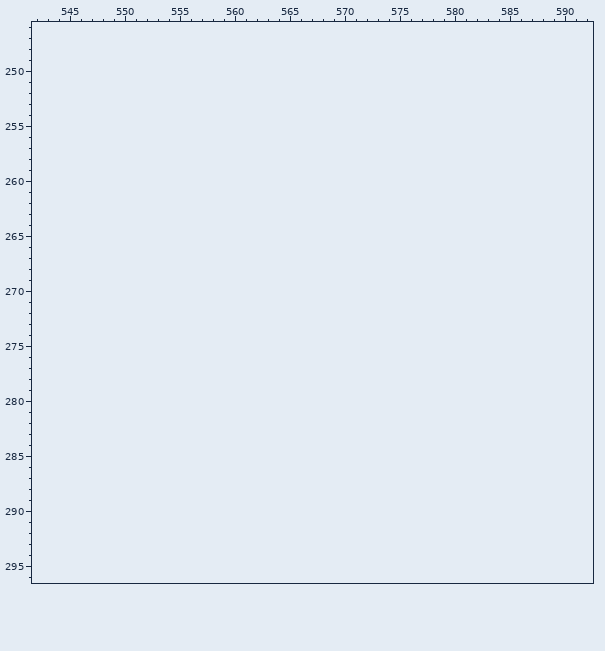
Pixel-art file, stored at tiles/final.aseprite. Above: the version before the commit.
480x480 pixels, 1 frame. Shown: x 542..592, y 246..296. The old version is drawn lined up with the new one, on the new canvas. The commit also changed other parts of the picture, which this record leaves out.
Palette (. is transparent): 
Pixels before (only the part around the change), first column x 542:
246 ...................................................
247 ...................................................
248 ...................................................
249 ...................................................
250 ...................................................
251 ...................................................
252 ...................................................
253 ...................................................
254 ...................................................
255 ...................................................
256 ...................................................
257 ...................................................
258 ...................................................
259 ...................................................
260 ...................................................
261 ...................................................
262 ...................................................
263 ...................................................
264 ...................................................
265 ...................................................
266 ...................................................
267 ...................................................
268 ...................................................
269 ...................................................
270 ...................................................
271 ...................................................
272 ...................................................
273 ...................................................
274 ...................................................
275 ...................................................
276 ...................................................
277 ...................................................
278 ...................................................
279 ...................................................
280 ...................................................
281 ...................................................
282 ...................................................
283 ...................................................
284 ...................................................
285 ...................................................
286 ...................................................
287 ...................................................
288 ...................................................
289 ...................................................
290 ...................................................
291 ...................................................
292 ...................................................
293 ...................................................
294 ...................................................
295 ...................................................
296 ...................................................
Now the later version:
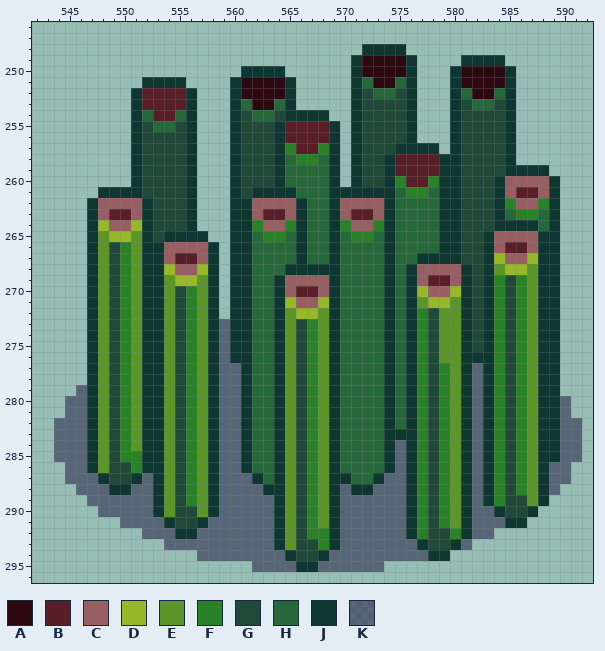
Colours new in this view: A #2c0910  B #581f28  C #985f62  D #97b828  E #5c9629  F #2a8228  G #204939  H #266839  J #0d3730  K #1b123b82
Diff:
canvas 480x480 -> 600x480
Changed rows in their new state; - is an unchanged pixel.
first column x 544:
248 ----------------------------JJJJ----------------
249 ---------------------------JAAAAJ----JJJJ-------
250 -----------------JJJJ------JAAAAJ---JAAAAJ------
251 --------JJJJ----JAAAAJ-----JHAAHJ---JAAAAJ------
252 -------JBBBBJ---JAAAAJ-----JGHHGJ---JHAAHJ------
253 -------JBBBBJ---JHAAHJ-----JGGGGJ---JGHHGJ------
254 -------JHBBHJ---JGHHGJJJJ--JGGGGJ---JGGGGJ------
255 -------JGHHGJ---JGGGJBBBBJ-JGGGGJ---JGGGGJ------
256 -------JGGGGJ---JGGGJBBBBJ-JGGGGJ---JGGGGJ------
257 -------JGGGGJ---JGGGJFBBFJ-JGGGJJJJ-JGGGGJ------
258 -------JGGGGJ---JGGGJHFFHJ-JGGJBBBBJJGGGGJ------
259 -------JGGGGJ---JGGGJHHHHJ-JGGJBBBBJJGGGGJJJJ---
260 -------JGGGGJ---JGGGJHHHHJ-JGGJFBBFJJGGGJCCCCJ--
261 ----JJJJGGGGJ---JGJJJJHHHJJJJJJHFFHJJGGGJCBBCJ--
262 ---JCCCCJGGGJ---JJCCCCJHHJCCCCJHHHHJJGGGJFCCFJ--
263 ---JCBBCJGGGJ---JJCBBCJHHJCBBCJHHHHJJGGGJHFFHJ--
264 ---JDCCDJGGGJ---JJFCCFJHHJFCCFJHHHHJJGGGJJJJHJ--
265 ---JEDDEJGJJJJ--JJHFFHJHHJHFFHJHHHHJJGGJCCCCJJ--
266 ---JEGFEJJCCCCJ-JJHHHHJHHJHHHHJHHHHJJGGJCBBCJJ--
267 ---JEGFEJJCBBCJ-JJHHHHJHHJHHHHJHHJJJJGGJDCCDJJ--
268 ---JEGFEJJDCCDJ-JJHHHJJJJJHHHHJHJCCCCJGJEDDEJJ--
269 ---JEGFEJJEDDEJ-JJHHJCCCCJHHHHJHJCBBCJGJFGFEJJ--
270 ---JEGFEJJEGFEJ-JJHHJCBBCJHHHHJHJDCCDJGJFGFEJJ--
271 ---JEGFEJJEGFEJ-JJHHJDCCDJHHHHJHJEDDEJGJFGFEJJ--
272 ---JEGFEJJEGFEJ-JJHHJEDDEJHHHHJHJFGEEJGJFGFEJJ--
273 ---JEGFEJJEGFEJKJJHHJEGFEJHHHHJHJFGEEJGJFGFEJJ--
274 ---JEGFEJJEGFEJKJJHHJEGFEJHHHHJHJFGEEJGJFGFEJJ--
275 ---JEGFEJJEGFEJKJJHHJEGFEJHHHHJHJFGEEJGJFGFEJJ--
276 ---JEGFEJJEGFEJKJJHHJEGFEJHHHHJHJFGEEJJJFGFEJJ--
277 ---JEGFEJJEGFEJKKJHHJEGFEJHHHHJHJFGFEJKJFGFEJJ--
278 ---JEGFEJJEGFEJKKJHHJEGFEJHHHHJHJFGFEJKJFGFEJJ--
279 --KJEGFEJJEGFEJKKJHHJEGFEJHHHHJHJFGFEJKJFGFEJJ--
280 -KKJEGFEJJEGFEJKKJHHJEGFEJHHHHJHJFGFEJKJFGFEJJK-
281 -KKJEGFEJJEGFEJKKJHHJEGFEJHHHHJHJFGFEJKJFGFEJJK-
282 KKKJEGFEJJEGFEJKKJHHJEGFEJHHHHJHJFGFEJKJFGFEJJKK
283 KKKJEGFEJJEGFEJKKJHHJEGFEJHHHHJJJFGFEJKJFGFEJJKK
284 KKKJEGFEJJEGFEJKKJHHJEGFEJHHHHJKJFGFEJKJFGFEJJKK
285 KKKJEGFFJJEGFEJKKJHHJEGFEJHHHHJKJFGFEJKJFGFEJJKK
286 -KKJEGGFJJEGFEJKKJHHJEGFEJHHHHJKJFGFEJKJFGFEJKK-
287 -KKKJGGJKJEGFEJKKKJHJEGFEJJHHJKKJFGFEJKJFGFEJKK-
288 --KKKJJKKJEGFEJKKKKJJEGFEJKJJKKKJFGFEJKJFGFEJK--
289 ---KKKKKKJEGFEJKKKKKJEGFEJKKKKKKJFGFEJKJFGGEJ---
290 ----KKKKKJEGGEJKKKKKJEGFEJKKKKKKJFGFEJKKJGGJ----
291 ------KKKKJGGJKKKKKKJEGFEJKKKKKKJFGFEJKKKJJ-----
292 --------KKKJJKKKKKKKJEGFFJKKKKKKJFGGFJKK--------
293 ----------KKKKKKKKKKJEGGFJKKKKKKKJGGJK----------
294 -------------KKKKKKKKJGGJKKKKKKKKKJJ------------
295 ------------------KKKKJJKKKKKK------------------
